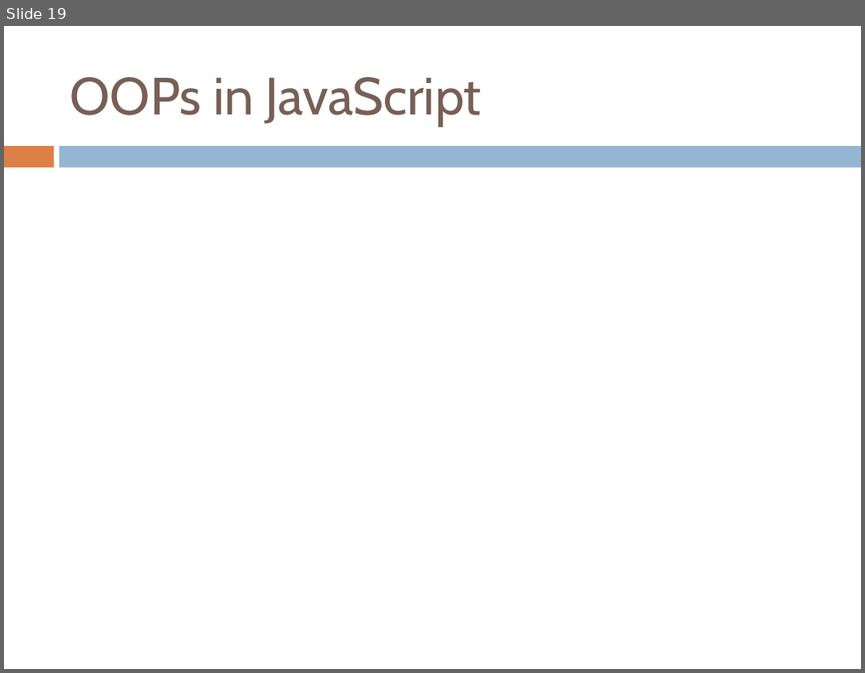
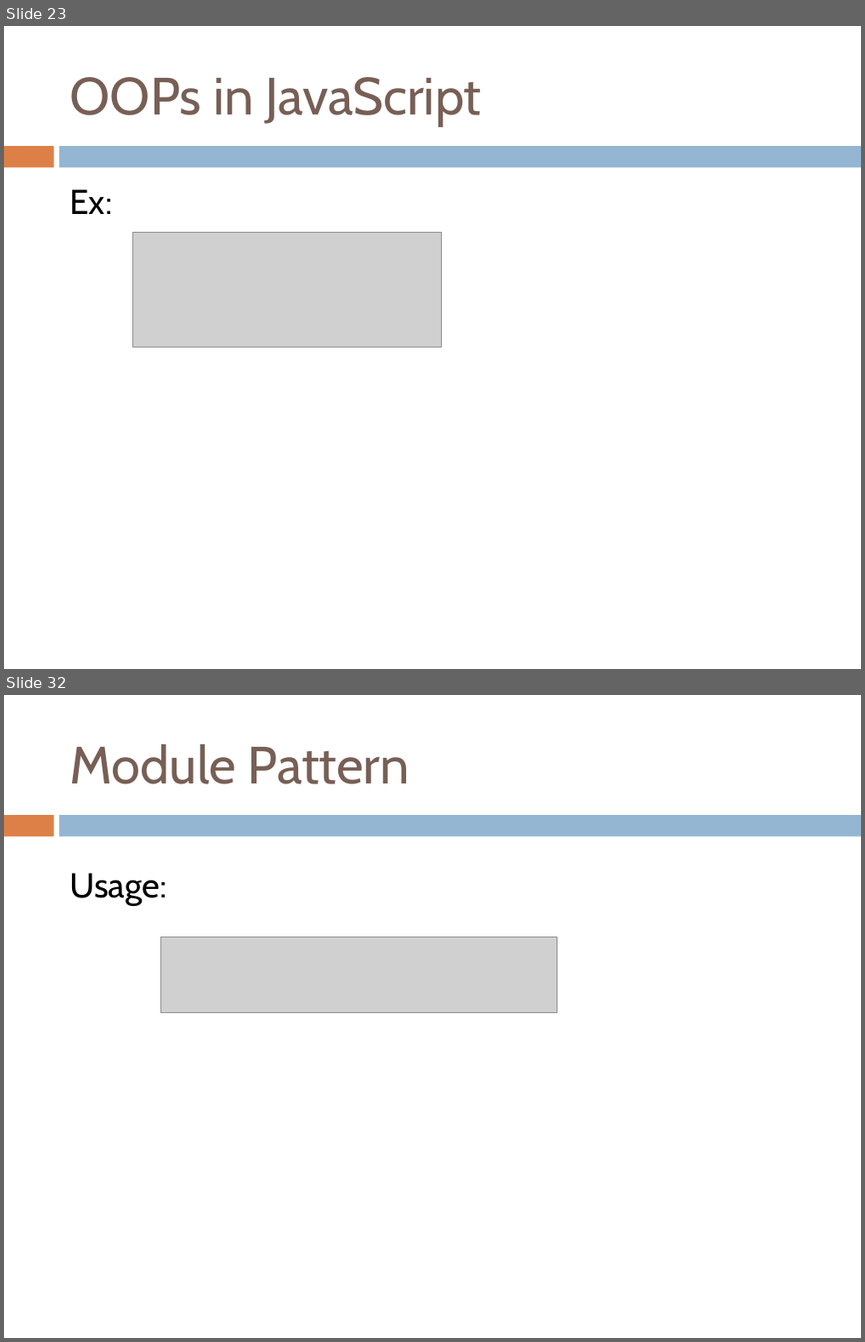
Before and after one commit to yedukondalurd/PPT, a slide deck: Advanced Javascript.pptx. Shown one above the other, each under a label of ours: slide 19 before the commit, slides 23 and 32 after it; the slides between them are not shown. The pictures are 865x673 and 865x1342 pixels, drawn with LibreOffice and Linux fonts; fonts in the diff are those of the drawing; grey boxes stand for pictures. Boxes give left, top, right and bottom in pixels: in the first picture for what was removed or moved away, otherwise in the second. Text is boxed around its words. In the diff, an @@ line names an element or a change of style, - is before the commit and + after.

```diff
--- a/Advanced Javascript.pptx
+++ b/Advanced Javascript.pptx
@@ slide 32 added at (x1=4, y1=695, x2=861, y2=1338), background #FFFFFF; not listed: 2 template elements that a slide beside it also shows @@
@@ title added at (x1=69, y1=744, x2=409, y2=784), 44 pt, text #775F55 @@
+Module Pattern
@@ text added at (x1=69, y1=873, x2=166, y2=906), 29 pt, text #000000 @@
+Usage:
@@ picture added at (x1=160, y1=937, x2=556, y2=1013) @@
@@ what was slide 19 is now slide 23 @@
@@ slide 23 changed as well @@
@@ text added at (x1=69, y1=189, x2=112, y2=214), 29 pt, text #000000 @@
+Ex:
@@ picture added at (x1=132, y1=233, x2=441, y2=347) @@
```
Also in this commit, not shown: 2 other slides changed, 12 other slides added, 1 other file.
